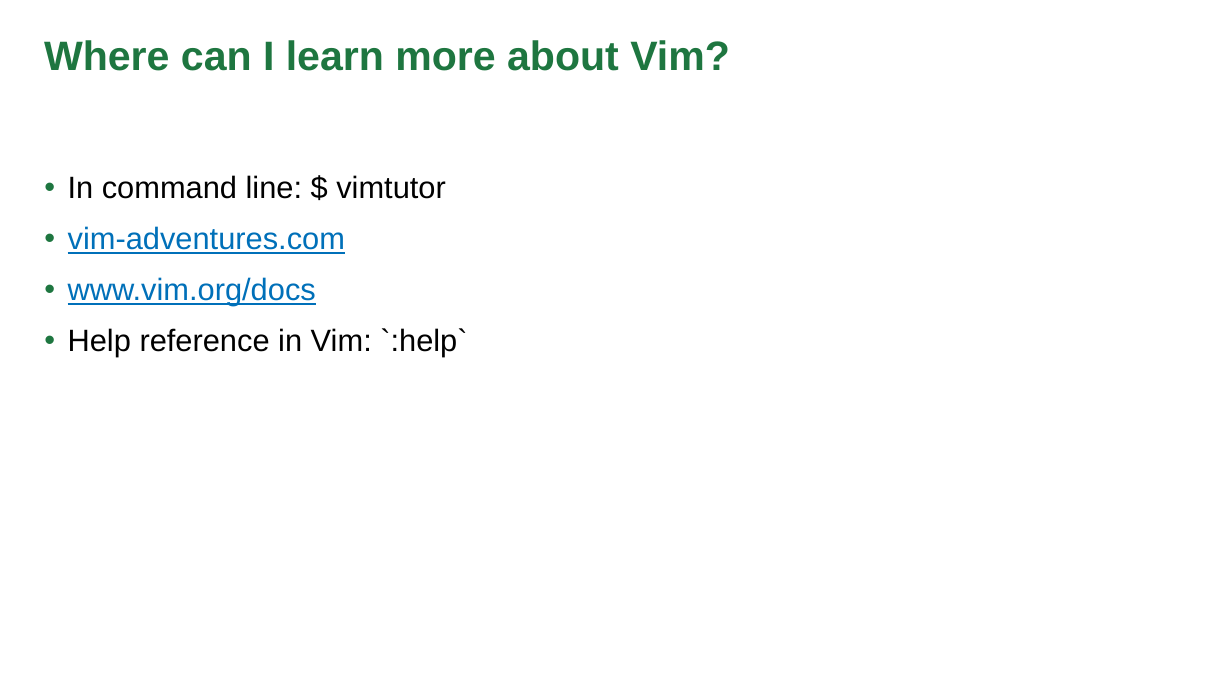
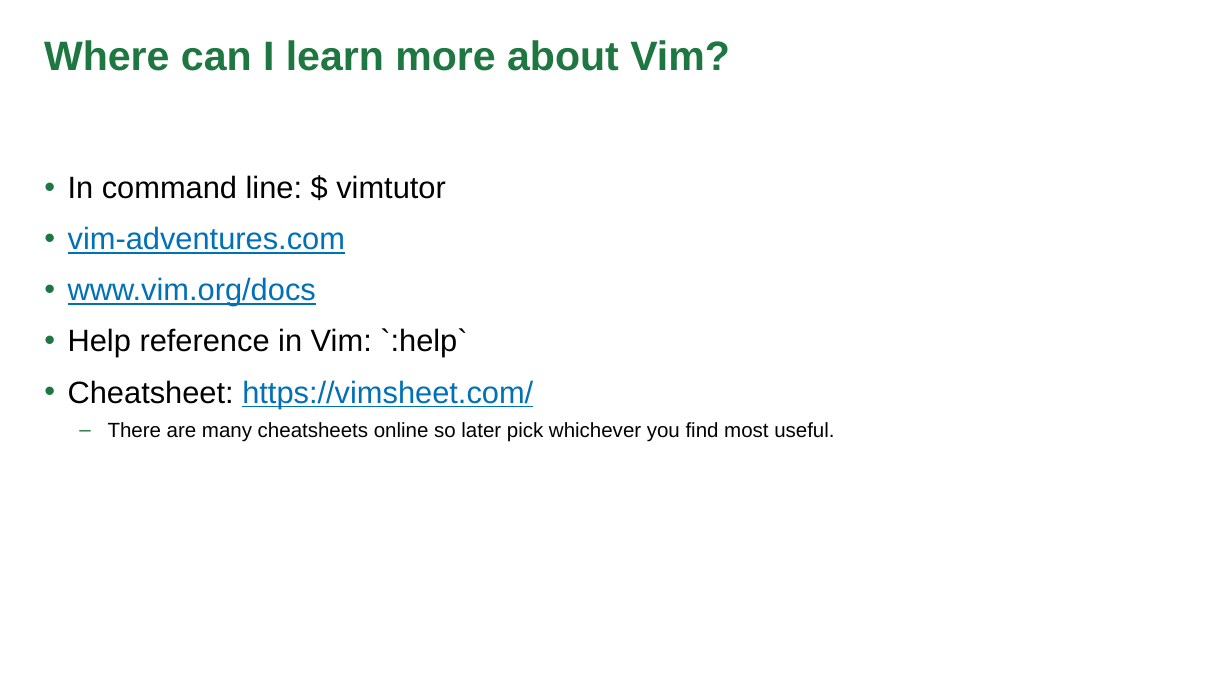
Before and after one commit to olcf/foundational_hpc_skills, a slide deck: slide 6 of intro_to_vim/vim_tutorial.pptx. Drawn at 1232x693 pixels with LibreOffice and Linux fonts; fonts in the diff are those of the drawing; background and template pictures are left out. Boxes give left, top, right and bottom in pixels: in the first picture for what was removed or moved away, otherwise in the second. Text is boxed around its words. In the diff, an @@ line names an element or a change of style, - is before the commit and + after.

```diff
--- a/intro_to_vim/vim_tutorial.pptx
+++ b/intro_to_vim/vim_tutorial.pptx
@@ text at (x1=68, y1=380, x2=834, y2=442): paragraphs added @@
+• Cheatsheet: https://vimsheet.com/
+  – There are many cheatsheets online so later pick whichever you find most useful.
```
Also in this commit, not shown: 3 other files.
